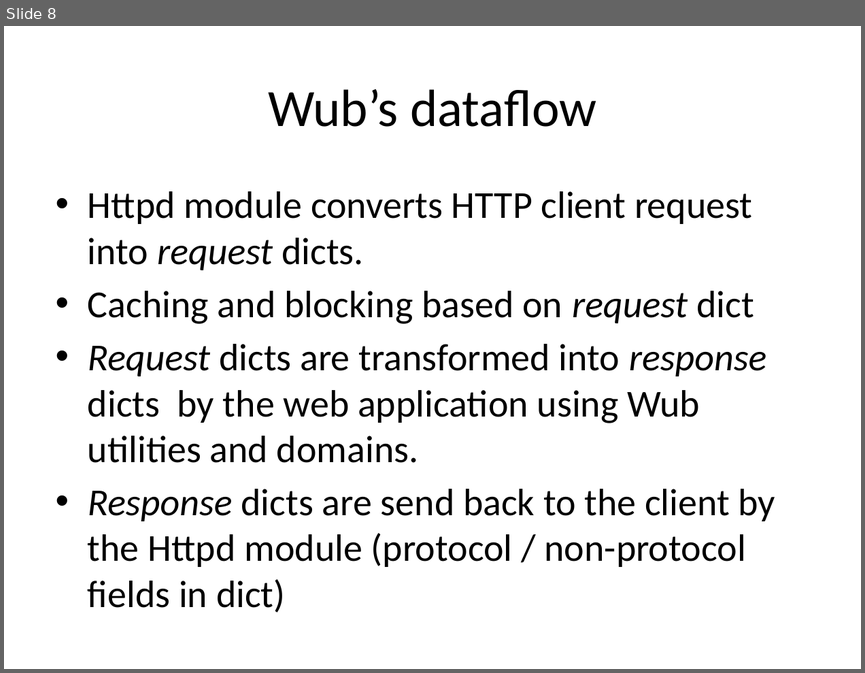
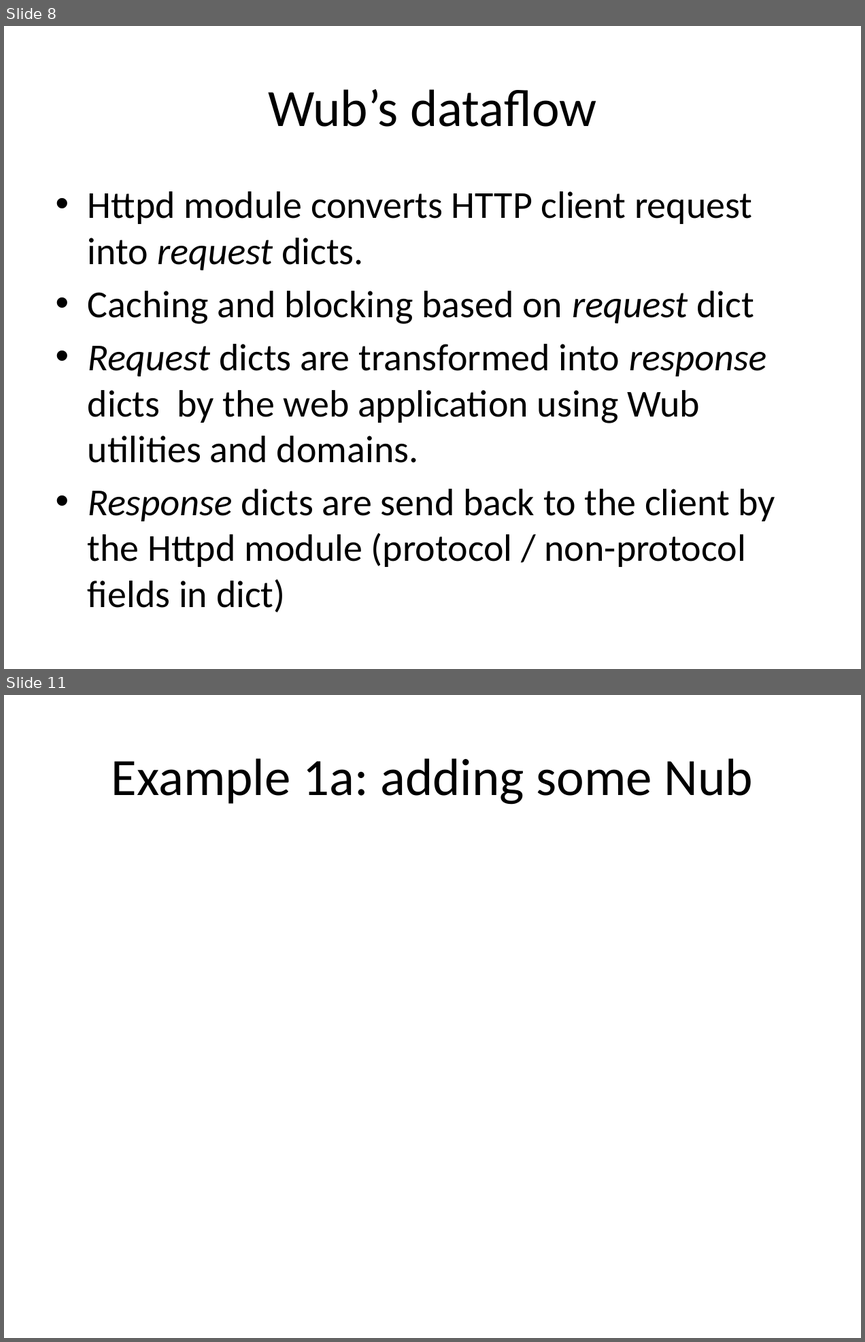
Before and after one commit to jdc8/wubwikit, a slide deck: wubexamples/Lets_Wub.pptx. Shown one above the other, each under a label of ours: slide 8 before the commit, slides 8 and 11 after it; the slides between them are not shown. The pictures are 865x673 and 865x1342 pixels, drawn with LibreOffice and Linux fonts; fonts in the diff are those of the drawing; background and template pictures are left out. Boxes give left, top, right and bottom in pixels: in the first picture for what was removed or moved away, otherwise in the second. Text is boxed around its words. In the diff, an @@ line names an element or a change of style, - is before the commit and + after.

```diff
--- a/wubexamples/Lets_Wub.pptx
+++ b/wubexamples/Lets_Wub.pptx
@@ slide 11 added at (4,695,861,1338), background #FFFFFF @@
@@ title added at (111,758,752,804), 44 pt, text #000000 @@
+Example 1a: adding some Nub
```
Also in this commit, not shown: 5 other slides added.
